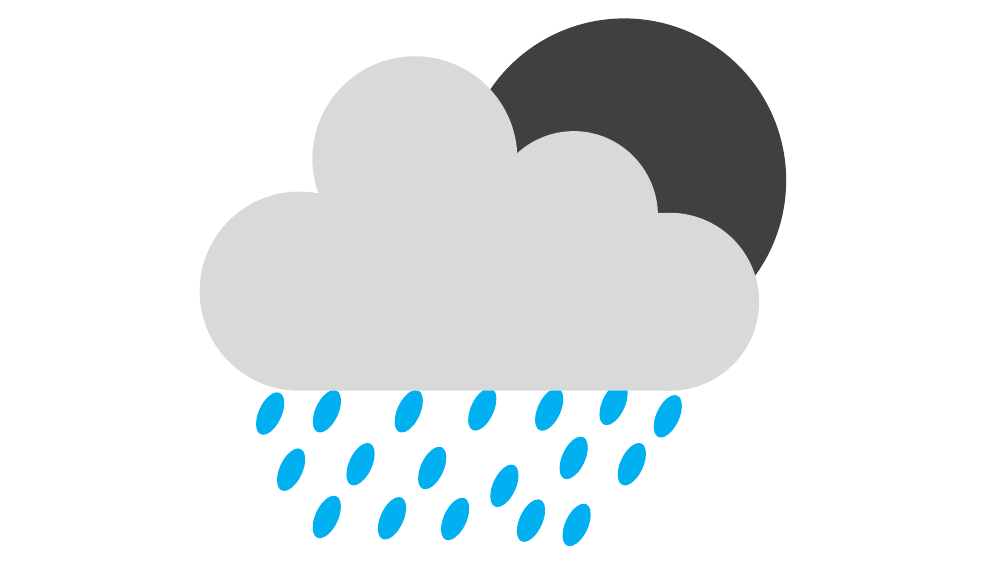
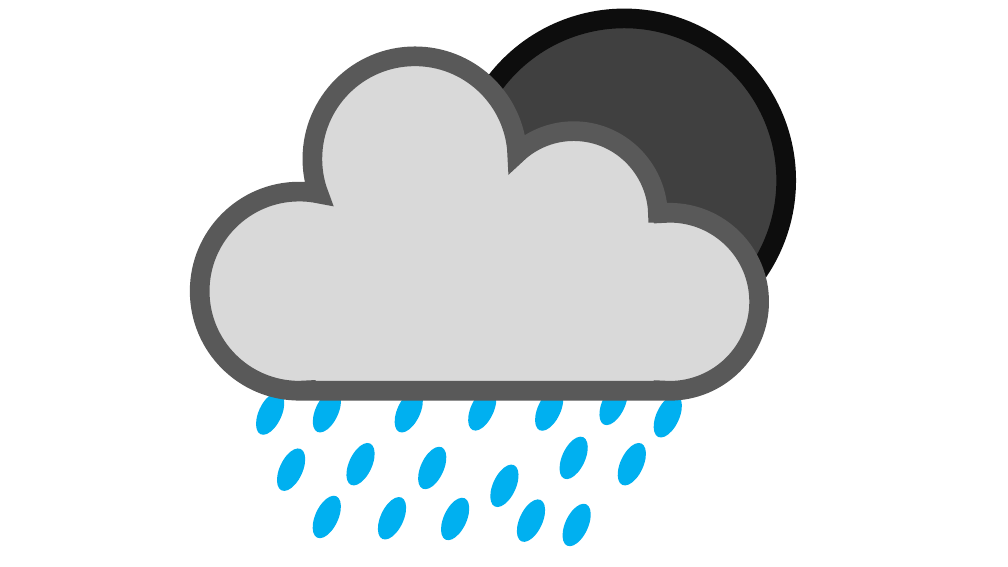
Before and after one commit to Kangnos/WEATHERFLEX, a slide deck: slide 5 of public/Brand-New weather icons/Frame.pptx (slide 6 before the commit). Drawn at 1008x567 pixels with LibreOffice and Linux fonts; fonts in the diff are those of the drawing. Boxes give left, top, right and bottom in pixels: in the first picture for what was removed or moved away, otherwise in the second. Text is boxed around its words. In the diff, an @@ line names an element or a change of style, - is before the commit and + after.

```diff
--- a/public/Brand-New weather icons/Frame.pptx
+++ b/public/Brand-New weather icons/Frame.pptx
@@ ellipse at (463, 18, 786, 342): outline none to #0D0D0D 18.75 pt @@
@@ freeform shape at (200, 56, 759, 390): outline none to #595959 18.75 pt @@
```
Also in this commit, not shown: 4 other slides changed, 2 slides added, 2 slides removed, 11 other files.
